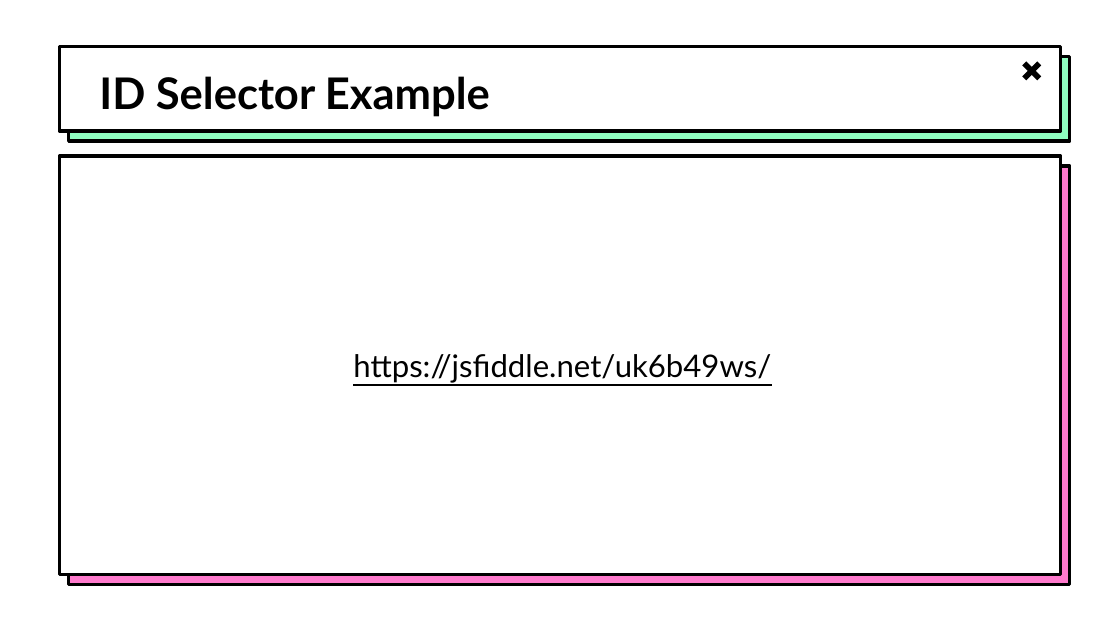
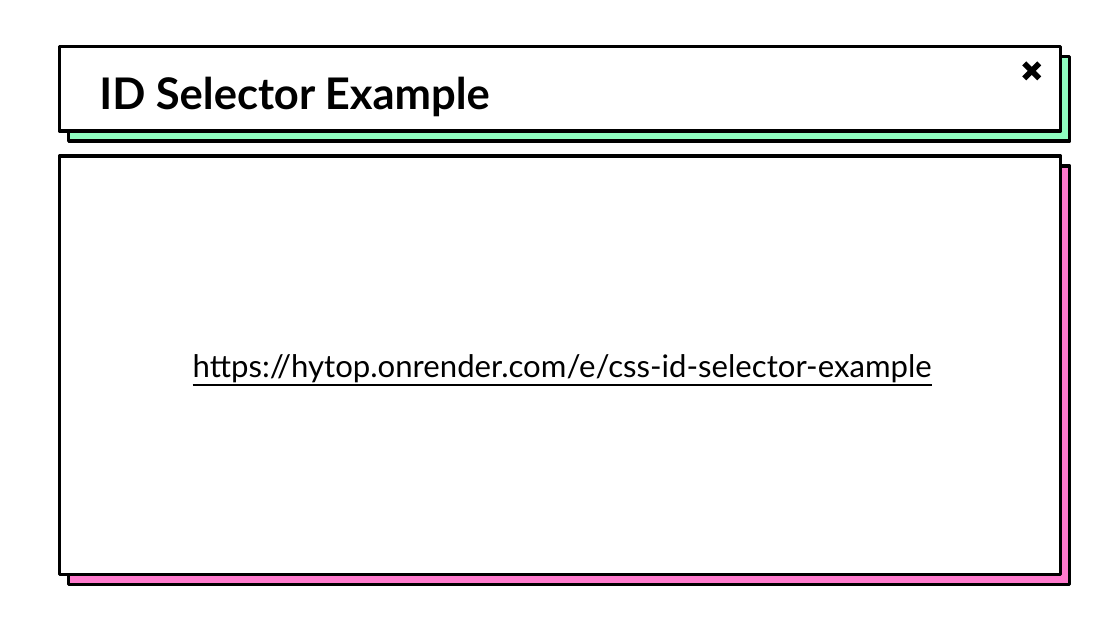
Before and after one commit to hytechclub/web-101, a slide deck: slide 9 of Week06/MoreSelectors.pptx. Drawn at 1120x630 pixels with LibreOffice and Linux fonts; fonts in the diff are those of the drawing; background and template pictures are left out. Boxes give left, top, right and bottom in pixels: in the first picture for what was removed or moved away, otherwise in the second. Text is boxed around its words. In the diff, an @@ line names an element or a change of style, - is before the commit and + after.

```diff
--- a/Week06/MoreSelectors.pptx
+++ b/Week06/MoreSelectors.pptx
@@ text at bbox=[193, 354, 932, 382]: text changed @@
-https://jsfiddle.net/uk6b49ws/
+https://hytop.onrender.com/e/css-id-selector-example
```
Also in this commit, not shown: 2 other slides changed, 9 other files.
